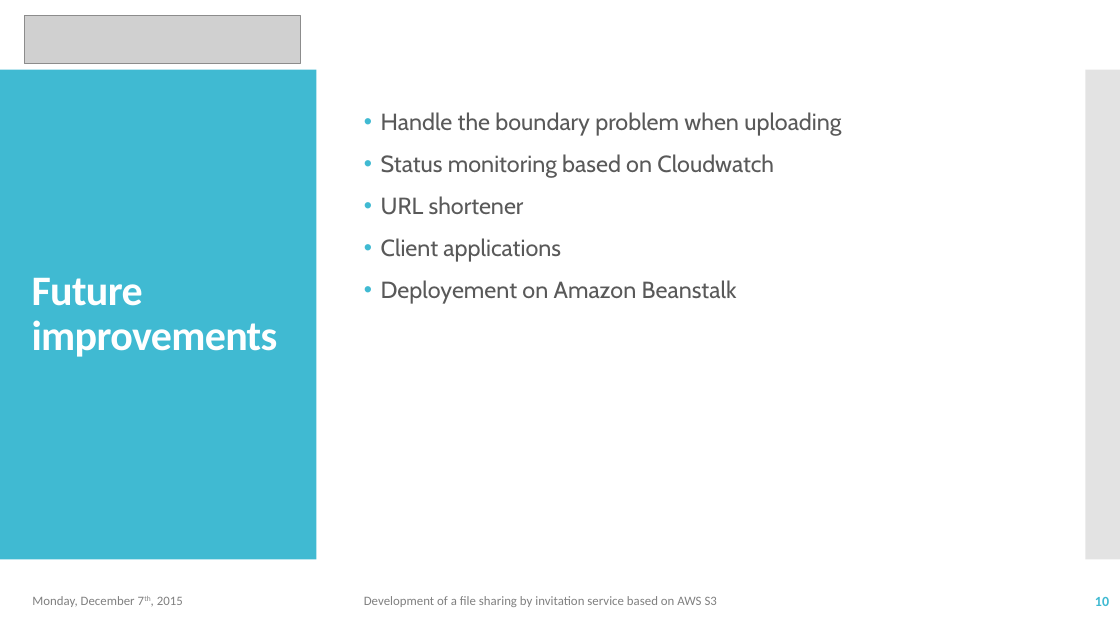
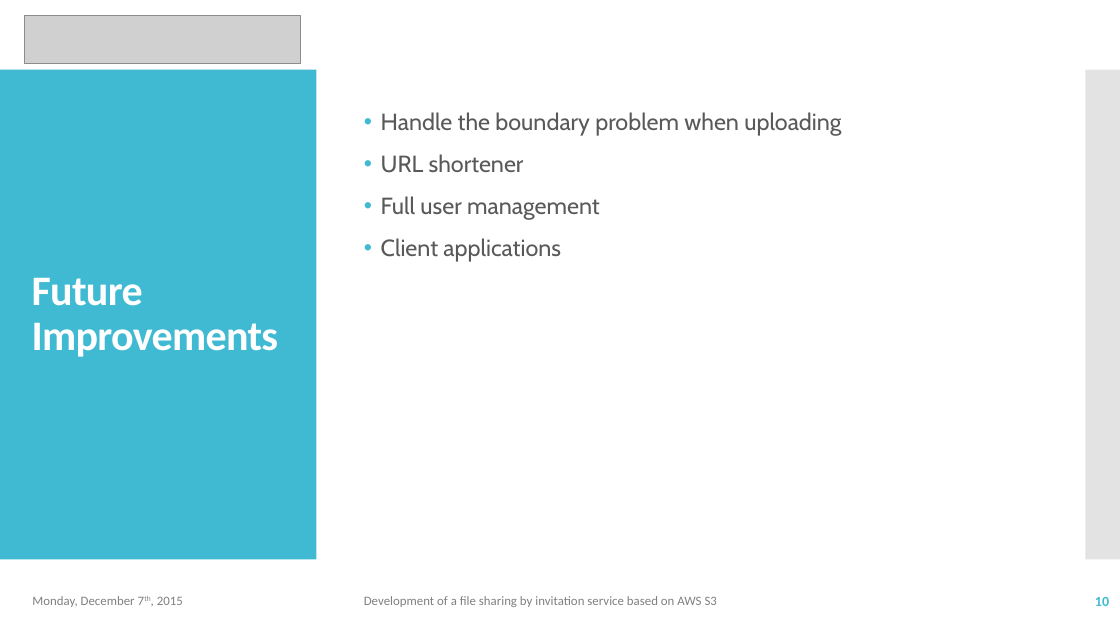
Before and after one commit to fredmontet/cloud-s3s, a slide deck: slide 10 of report/cloud_slides_2.pptx. Drawn at 1120x630 pixels with LibreOffice and Linux fonts; fonts in the diff are those of the drawing; grey boxes stand for pictures. Boxes give left, top, right and bottom in pixels: in the first picture for what was removed or moved away, otherwise in the second. Text is boxed around its words. In the diff, an @@ line names an element or a change of style, - is before the commit and + after.

```diff
--- a/report/cloud_slides_2.pptx
+++ b/report/cloud_slides_2.pptx
@@ text at bbox=[381, 154, 774, 178]: paragraph removed @@
-• Status monitoring based on Cloudwatch
@@ text at bbox=[381, 196, 600, 220]: paragraph added @@
+• Full user management
@@ title at bbox=[32, 277, 278, 357]: text changed @@
-Future
-improvements
+Future
+Improvements
@@ text at bbox=[381, 280, 737, 304]: paragraph removed @@
-• Deployement on Amazon Beanstalk
```
Also in this commit, not shown: 6 other slides changed, 3 other files.
